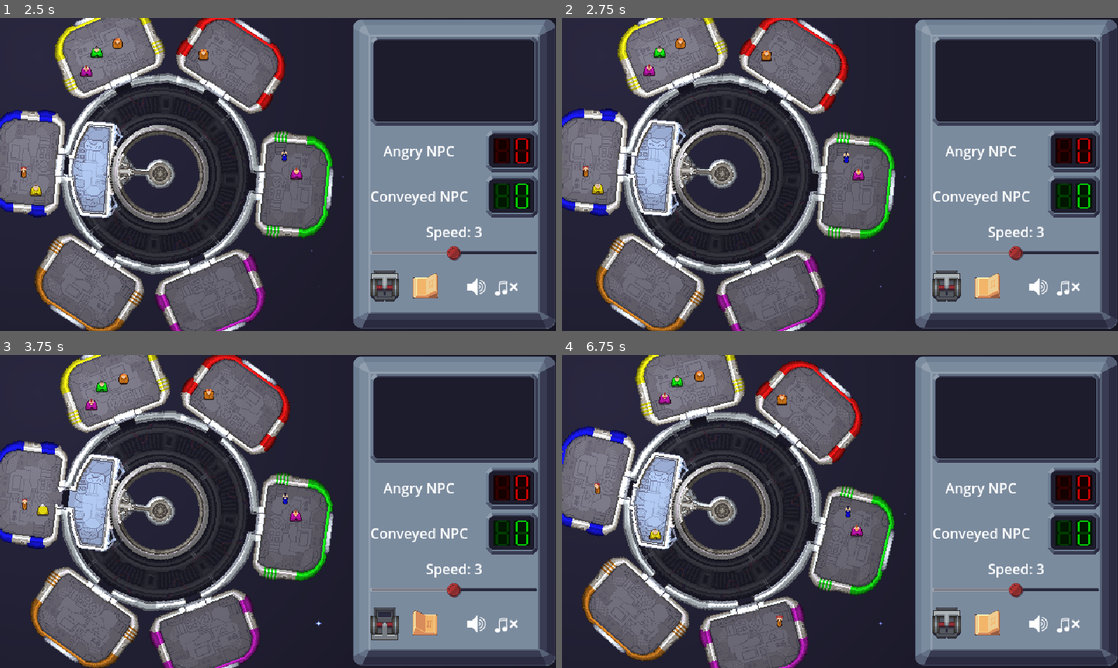
Above: before the commit, frames 1-4 (two rows, left to right).
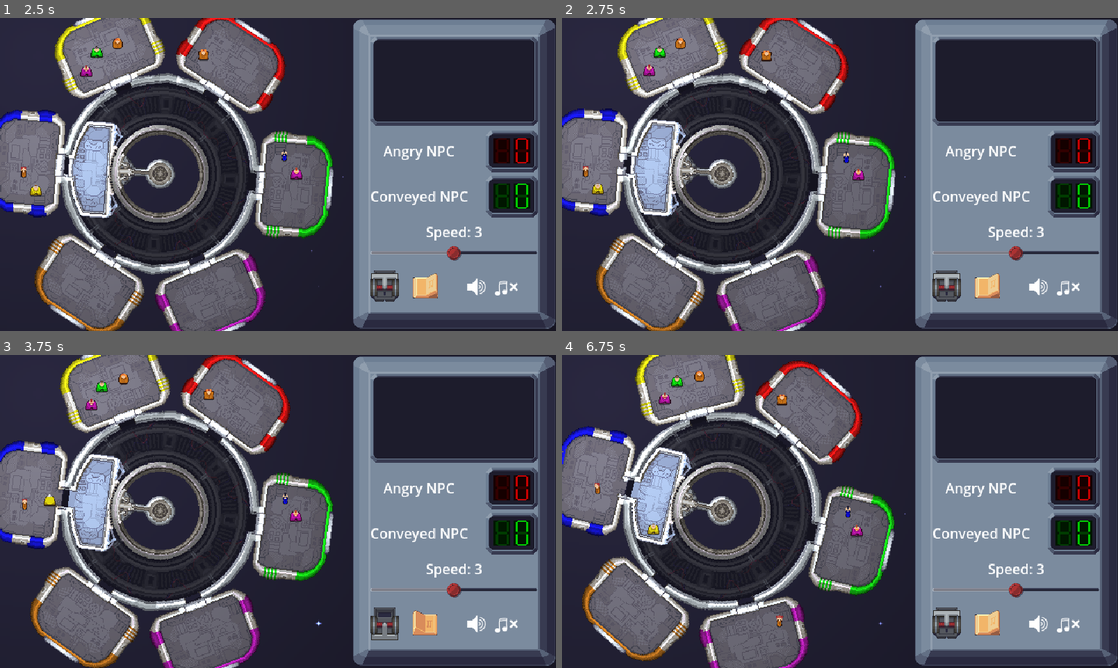
Above: after the commit, the same moments.

Repository: tehelka-gamedev/gmtk-2025
Game: Godot game, scene res://main.tscn
The game is run twice, just before and just after one commit, with the same random seed, the same clock (stepped at 60 frames per second) and the same inputs. Sound files missing from this copy of the repository are replaced by a short silence.
Inputs (mouse positions are in pixels of both pictures, inside the frame that each line leads up to):
- Up to frame 1 (2.5 s): click (383, 287) at 0.5 s; click (422, 287) at 1.25 s; click (383, 287) at 2 s
- Up to frame 2 (2.75 s): no input
- Up to frame 3 (3.75 s): click (422, 624) at 2.75 s; click (383, 624) at 3.5 s
- Up to frame 4 (6.75 s): click (984, 624) at 4.25 s; hold Q (accept_npc_entering) 5.03-5.78 s; tap Left (decrease_elevator_speed) at 5.85 s; tap Space (elevator_toggle_movement) at 6.6 s

Frame 1 is identical in both runs. In frame 2, less than 0.1% of the frame differs, in the area x 9-12%, y 44-50%; in frame 3, 0.2%; in frame 4, 1.9%, in the area x 10-31%, y 29-63%.

Commit message:
Put back random messages

Diff:
--- a/godot/narrative_manager/narrative_manager.gd
+++ b/godot/narrative_manager/narrative_manager.gd
@@ -54,7 +54,7 @@
 
 
 func update_message(message: VAMessage) -> void:
-    if message.text != "":
+    if message.text:
         update.emit(message.text)
     if message.audio_va != null:
         AudioManager.play_sound_effect(message.audio_va)
--- a/godot/narrative_manager/random_messages.tres
+++ b/godot/narrative_manager/random_messages.tres
@@ -1,9 +1,29 @@
-[gd_resource type="Resource" script_class="Messages" load_steps=3 format=3 uid="uid://blnr05to5yo8v"]
+[gd_resource type="Resource" script_class="Messages" load_steps=7 format=3 uid="uid://blnr05to5yo8v"]
 
 [ext_resource type="Script" uid="uid://u6fwccsjl86o" path="res://narrative_manager/messages.gd" id="1_0wufy"]
 [ext_resource type="Script" uid="uid://cfu2yd1qqsmr3" path="res://narrative_manager/message.gd" id="1_kh7f7"]
 
+[sub_resource type="Resource" id="Resource_kh7f7"]
+script = ExtResource("1_kh7f7")
+text = "Beautiful day, isn't it?"
+metadata/_custom_type_script = "uid://cfu2yd1qqsmr3"
+
+[sub_resource type="Resource" id="Resource_q5aof"]
+script = ExtResource("1_kh7f7")
+text = "Operator, your good work exceeds all my expectations."
+metadata/_custom_type_script = "uid://cfu2yd1qqsmr3"
+
+[sub_resource type="Resource" id="Resource_8brkf"]
+script = ExtResource("1_kh7f7")
+text = "Boy do I love pizzas."
+metadata/_custom_type_script = "uid://cfu2yd1qqsmr3"
+
+[sub_resource type="Resource" id="Resource_egr4v"]
+script = ExtResource("1_kh7f7")
+text = "Damn it, these crosswords are getting tougher each day."
+metadata/_custom_type_script = "uid://cfu2yd1qqsmr3"
+
 [resource]
 script = ExtResource("1_0wufy")
-message = Array[ExtResource("1_kh7f7")]([])
+message = Array[ExtResource("1_kh7f7")]([SubResource("Resource_kh7f7"), SubResource("Resource_q5aof"), SubResource("Resource_8brkf"), SubResource("Resource_egr4v")])
 metadata/_custom_type_script = "uid://u6fwccsjl86o"
--- a/godot/objects/elevator.tscn
+++ b/godot/objects/elevator.tscn
@@ -171,7 +171,7 @@
 sprite_frames = SubResource("SpriteFrames_5qa0y")
 animation = &"open"
 autoplay = "default"
-speed_scale = 1.5
+speed_scale = 2.0
 
 [node name="BrokenSpeedParticles" type="CPUParticles2D" parent="."]
 light_mask = 0
--- a/godot/objects/room.tscn
+++ b/godot/objects/room.tscn
@@ -169,9 +169,8 @@
 [node name="Door" type="AnimatedSprite2D" parent="."]
 position = Vector2(0, -116)
 sprite_frames = SubResource("SpriteFrames_h8jdt")
-animation = &"close"
 autoplay = "default"
-speed_scale = 1.5
+speed_scale = 2.0
 
 [node name="EntrancePosition" type="Marker2D" parent="."]
 visible = false
